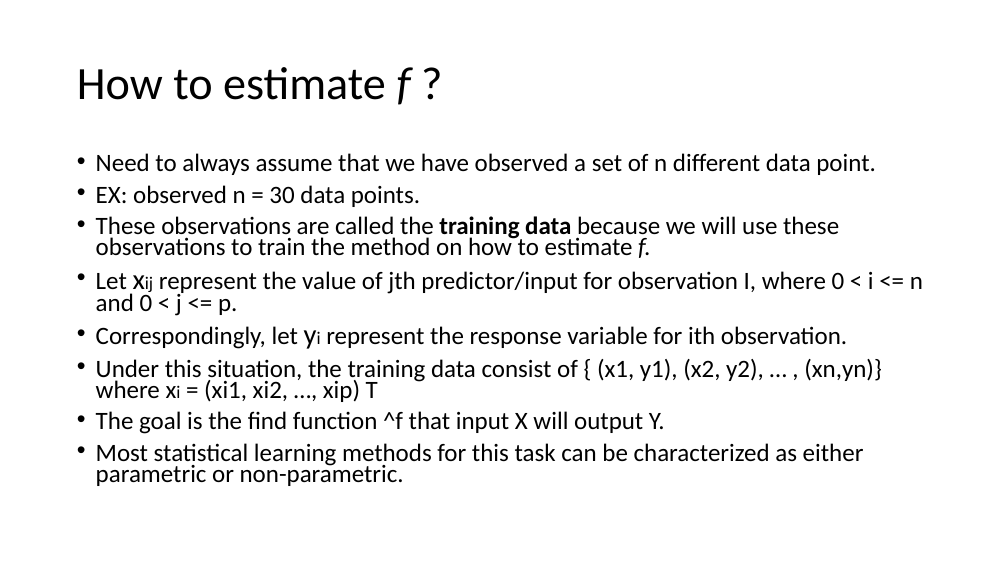
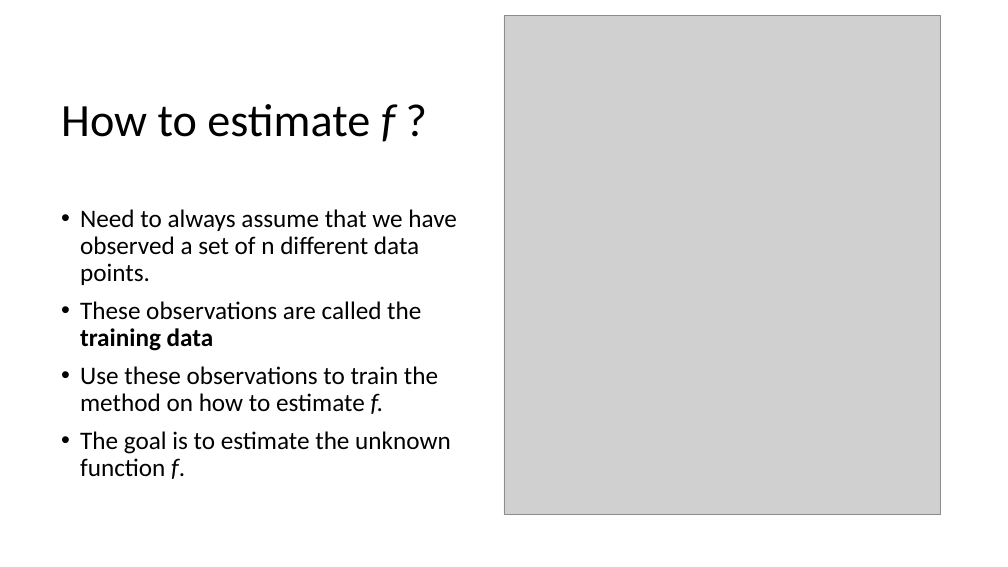
Before and after one commit to TseChapman/PresentationMaterials, a slide deck: slide 11 of Presentation Materials/Chapter 2/Chapter 2 Presentation.pptx. Drawn at 1008x567 pixels with LibreOffice and Linux fonts; fonts in the diff are those of the drawing; grey boxes stand for pictures. Boxes give left, top, right and bottom in pixels: in the first picture for what was removed or moved away, otherwise in the second. Text is boxed around its words. In the diff, an @@ line names an element or a change of style, - is before the commit and + after.

```diff
--- a/Presentation Materials/Chapter 2/Chapter 2 Presentation.pptx
+++ b/Presentation Materials/Chapter 2/Chapter 2 Presentation.pptx
@@ picture added at (504, 15, 941, 514) @@
@@ title "How to estimate f ?": place and size @@
-title "How to estimate f ?" at (77, 67, 411, 105)
+title "How to estimate f ?" at (61, 104, 395, 142)
@@ text at (80, 209, 457, 479): text changed; size 23.8 to 24 pt @@
-• Need to always assume that we have observed a set of n different data point.
-• EX: observed n = 30 data points.
-• These observations are called the training data because we will use these observations to train the method on how to estimate f.
-• Let xij represent the value of jth predictor/input for observation I, where 0 < i <= n and 0 < j <= p.
-• Correspondingly, let yi represent the response variable for ith observation.
-• Under this situation, the training data consist of { (x1, y1), (x2, y2), … , (xn,yn)} where xi = (xi1, xi2, …, xip) T
-• The goal is the find function ^f that input X will output Y.
-• Most statistical learning methods for this task can be characterized as either parametric or non-parametric.
+• Need to always assume that we have observed a set of n different data points.
+• These observations are called the training data
+• Use these observations to train the method on how to estimate f.
+• The goal is to estimate the unknown function f.
```
Also in this commit, not shown: 8 other slides changed, 6 slides added, 3 slides removed, 5 other files.
